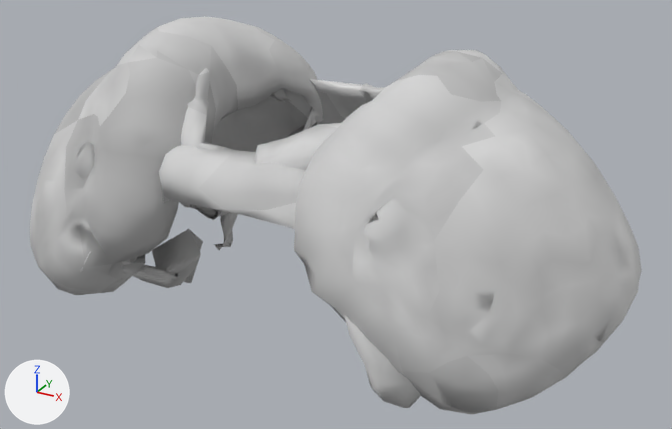
Two versions of the glTF model hollowmere/Assets/Resources/Gear/Fitted/leather/t3_shoulders.glb, one commit apart.
One viewpoint serves both versions: a camera (50 mm lens) standing at (0.426, -0.69, 1.753) and looking at (0.027, 0.037, 1.389). Lighting does not change. The marker at lower left points along +X, +Y and +Z. The picture after the commit comes second. Vertices at exactly the same position are counted once.

Names of what the first picture shows: 'shoulders_t3'.
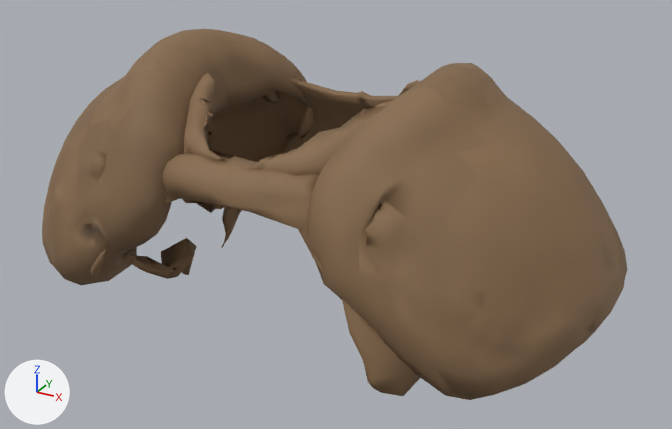
Changed parts and their boxes (x1, y1, x2, y2) in the pictures (672 x 429 px):
'shoulders_t3', surface changed, reshaped (7% shorter): before (30, 16, 642, 414); after (42, 29, 627, 400)

What changed in the scene script:
```text
Add img_leather_mr:
    img_leather_mr = load_image('leather_mr', '_unpacked/leather_mr', 16, 16, 'Non-Color')
Add img_leather_tan:
    img_leather_tan = load_image('leather_tan', '_unpacked/leather_tan', 512, 512, 'sRGB')
Change mat_leather_tan:
    where n0 = _N.new('ShaderNodeBsdfPrincipled'); n0.name = 'Principled BSDF'
    remove n0.inputs[2].default_value = 0.72  # 'Roughness'
    where n2 = _N.new('ShaderNodeTexImage'); n2.name = 'Image Texture'
    n2.image: img_leather_grain -> img_leather_tan
    add n3 = _N.new('ShaderNodeSeparateColor'); n3.name = 'Separate Color'
    add n4 = _N.new('ShaderNodeTexImage'); n4.name = 'Image Texture.001'
    add n4.image = img_leather_mr
    add _L.new(n3.outputs[2], n0.inputs[1])  # 'Blue' to 'Metallic'
    add _L.new(n3.outputs[1], n0.inputs[2])  # 'Green' to 'Roughness'
    add _L.new(n4.outputs[0], n3.inputs[0])  # 'Color' to 'Color'
Change me_shoulders_t3:
    used by ob_shoulders_t3; location = (0.0, 0.0, 0.0)
    remove me_shoulders_t3.from_pydata(...)  # 3030 vertices, 6068 faces; spans x -0.313..0.314, y -0.135..0.206, z 1.269..1.561
    add me_shoulders_t3.from_pydata(...)  # 3030 vertices, 6068 faces; spans x -0.301..0.303, y -0.125..0.194, z 1.278..1.55
    me_shoulders_t3 part 1: 3030 of 3030 vertices moved; they spanned x -0.313..0.314, y -0.135..0.206, z 1.269..1.561 and now span x -0.301..0.303, y -0.125..0.194, z 1.278..1.55; mean shift (0.0, 0.0, -0.002)
```
